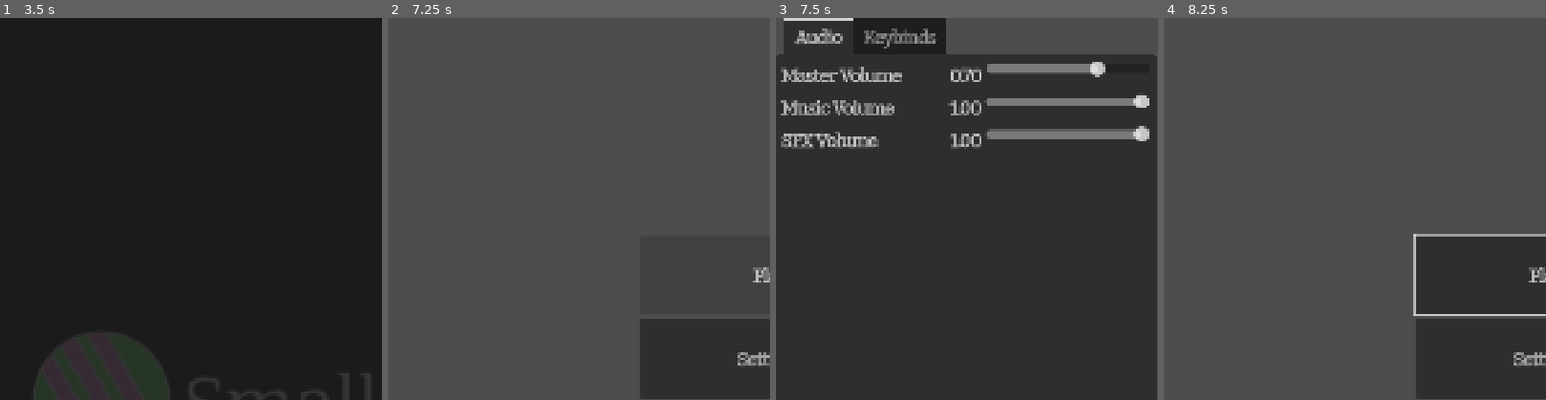
Above: before the commit, frames 1-4 (left to right).
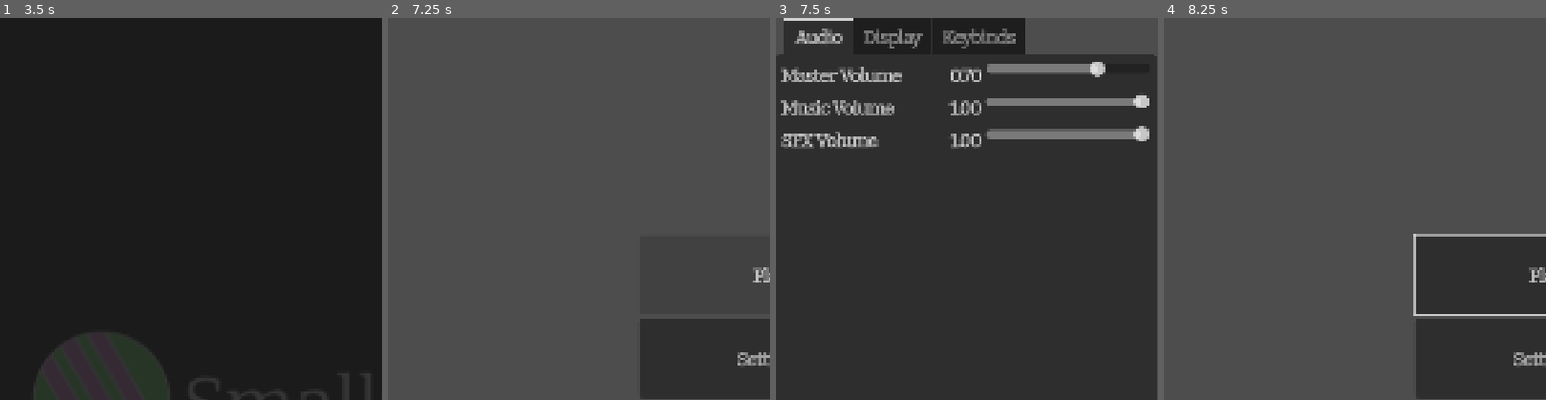
Above: after the commit, the same moments.

Repository: SmallConfusion/godot-components
Game: Godot game, scene res://assets/components/splash_screen/splash_screen.tscn
Two runs of this game, one before a commit and one after it. Both use one fixed random seed, a clock stepped at 60 frames per second and the inputs below. The engine's default icon, where the game draws it, is replaced by a stand-in: a white triangle on a blue panel in a dark square.
Inputs:
- Up to frame 1 (3.5 s): tap Enter at 0.5 s; tap Space at 2.75 s
- Up to frame 2 (7.25 s): tap Enter at 4.25 s; click "Play" at 5 s; click "Play" at 5.75 s; click "Play" at 6.5 s
- Up to frame 3 (7.5 s): click "Settings" at 7.25 s
- Up to frame 4 (8.25 s): click "Menu" at 8 s
The pictures show only the part of the screen within x 0-50%, y 0-50%; the shares and areas given below are measured in that part.

Frames 1-2 are identical in both runs. In frame 3, 2.1% of the frame differs, in the area x 24-66%, y 0-10%; in frame 4, nothing differs.

Commit message:
Add vsync setting

Diff:
--- a/godot/menus/settings.tscn
+++ b/godot/menus/settings.tscn
@@ -6,6 +6,7 @@
 [ext_resource type="Resource" uid="uid://me5dsxdfuvqq" path="res://settings/sfx_volume.tres" id="4_8754g"]
 [ext_resource type="Theme" uid="uid://ddp03ysx0x6wk" path="res://theme/default_theme.tres" id="5_cyvjr"]
 [ext_resource type="PackedScene" uid="uid://btgmrydewjylm" path="res://assets/components/keybind_menu/keybind_menu.tscn" id="5_d8eyj"]
+[ext_resource type="Resource" uid="uid://bdjwv86tlptua" path="res://settings/vsync.tres" id="5_mf5y3"]
 [ext_resource type="Script" uid="uid://b4xtkvhb57h0p" path="res://assets/components/ui_components/grab_focus.gd" id="8_ac0sr"]
 [ext_resource type="Script" uid="uid://csuc1e3bcvrof" path="res://assets/components/ui_components/back_button.gd" id="9_mf5y3"]
 [ext_resource type="Script" uid="uid://b3pha7al6lxbx" path="res://assets/components/ui_components/restart_game_label.gd" id="10_mf5y3"]
@@ -62,12 +63,27 @@
 value_display = "%.2f"
 metadata/_custom_type_script = "uid://drfctqgoe5um1"
 
+[node name="Display" type="MarginContainer" parent="HBoxContainer/TabContainer" unique_id=286628482]
+visible = false
+layout_mode = 2
+theme_type_variation = &"SettingMarginContainer"
+metadata/_tab_index = 1
+
+[node name="Audio" type="VBoxContainer" parent="HBoxContainer/TabContainer/Display" unique_id=1779985605]
+layout_mode = 2
+
+[node name="FusionSettingDisplay" type="HBoxContainer" parent="HBoxContainer/TabContainer/Display/Audio" unique_id=1775203212]
+layout_mode = 2
+script = ExtResource("1_hjugb")
+setting = ExtResource("5_mf5y3")
+metadata/_custom_type_script = "uid://drfctqgoe5um1"
+
 [node name="Keybinds" type="MarginContainer" parent="HBoxContainer/TabContainer" unique_id=2047111444]
 visible = false
 layout_mode = 2
 theme = ExtResource("5_cyvjr")
 theme_type_variation = &"SettingMarginContainer"
-metadata/_tab_index = 1
+metadata/_tab_index = 2
 
 [node name="Keybinds" parent="HBoxContainer/TabContainer/Keybinds" unique_id=1006250452 instance=ExtResource("5_d8eyj")]
 layout_mode = 2
--- /dev/null
+++ b/godot/settings/vsync.tres
@@ -0,0 +1,20 @@
+[gd_resource type="Resource" script_class="Setting" format=3 uid="uid://bdjwv86tlptua"]
+
+[ext_resource type="Script" uid="uid://cgytots60rj01" path="res://assets/components/settings/resource/setting.gd" id="1_gr8vv"]
+
+[sub_resource type="GDScript" id="GDScript_gr8vv"]
+script/source = "static func apply_setting(value: bool) -> void:
+	if value:
+		DisplayServer.window_set_vsync_mode(DisplayServer.VSYNC_ENABLED)
+	else:
+		DisplayServer.window_set_vsync_mode(DisplayServer.VSYNC_DISABLED)
+"
+
+[resource]
+script = ExtResource("1_gr8vv")
+display_name = "V-Sync"
+key_name = "v_sync"
+section_name = "display"
+default_value = true
+apply_setting = SubResource("GDScript_gr8vv")
+metadata/_custom_type_script = "uid://cgytots60rj01"
